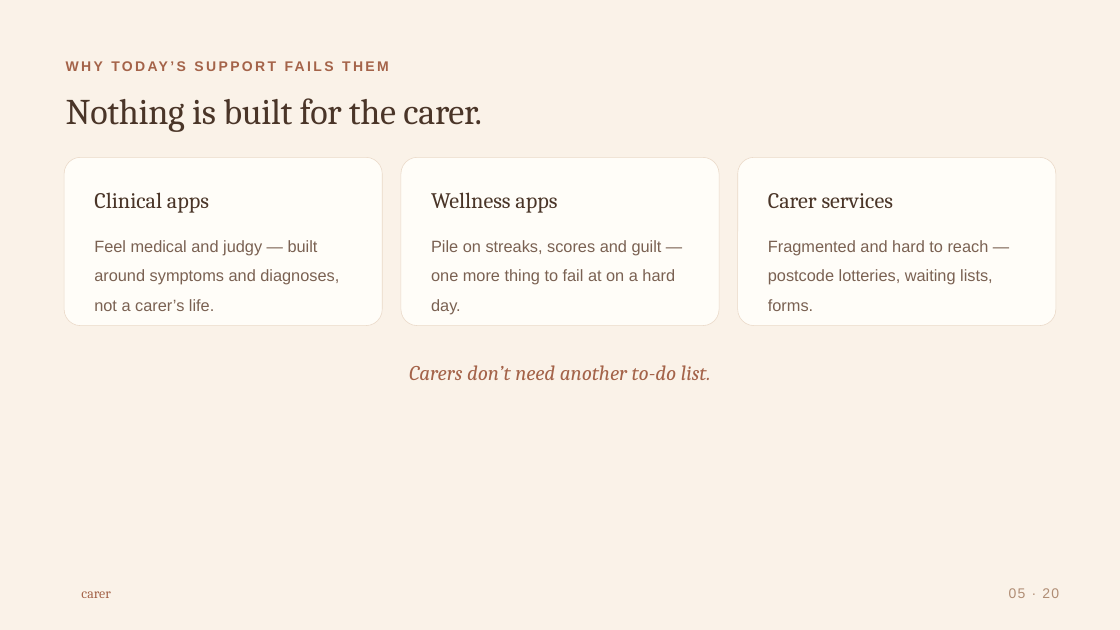
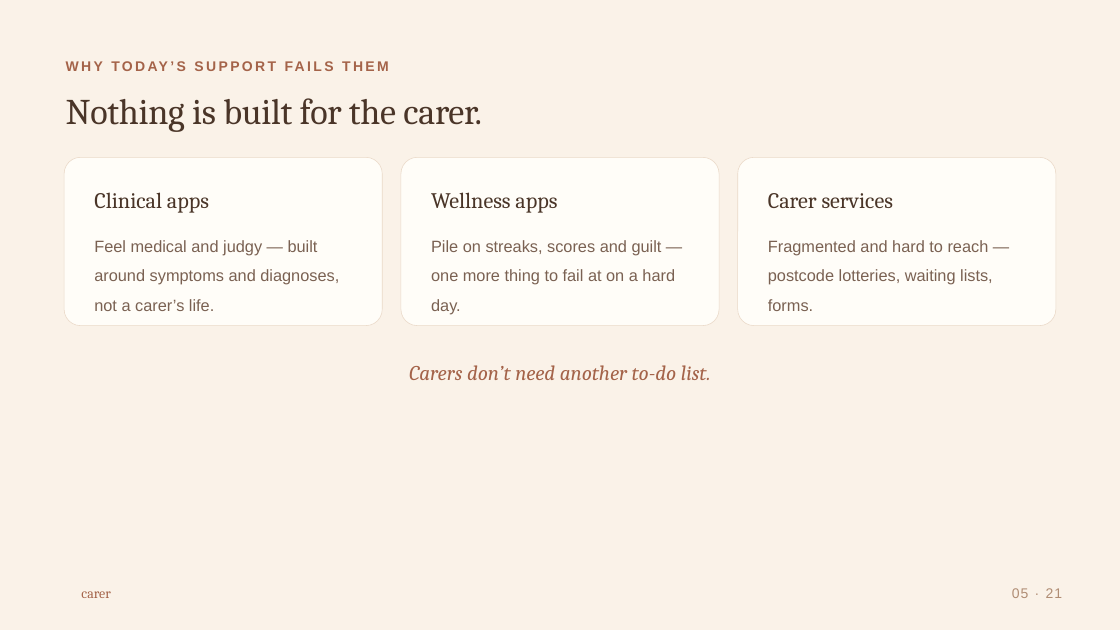
Before and after one commit to ranazia517/carer_social, a slide deck: slide 5 of slides/carer-pitch-deck.pptx. Drawn at 1120x630 pixels with LibreOffice and Linux fonts; fonts in the diff are those of the drawing; background and template pictures are left out. Boxes give left, top, right and bottom in pixels: in the first picture for what was removed or moved away, otherwise in the second. Text is boxed around its words. In the diff, an @@ line names an element or a change of style, - is before the commit and + after.

```diff
--- a/slides/carer-pitch-deck.pptx
+++ b/slides/carer-pitch-deck.pptx
@@ text at (1012, 588, 1063, 598): text changed @@
-05 · 20
+05 · 21
```
Also in this commit, not shown: 18 other slides changed, 1 slide added, 24 other files.
